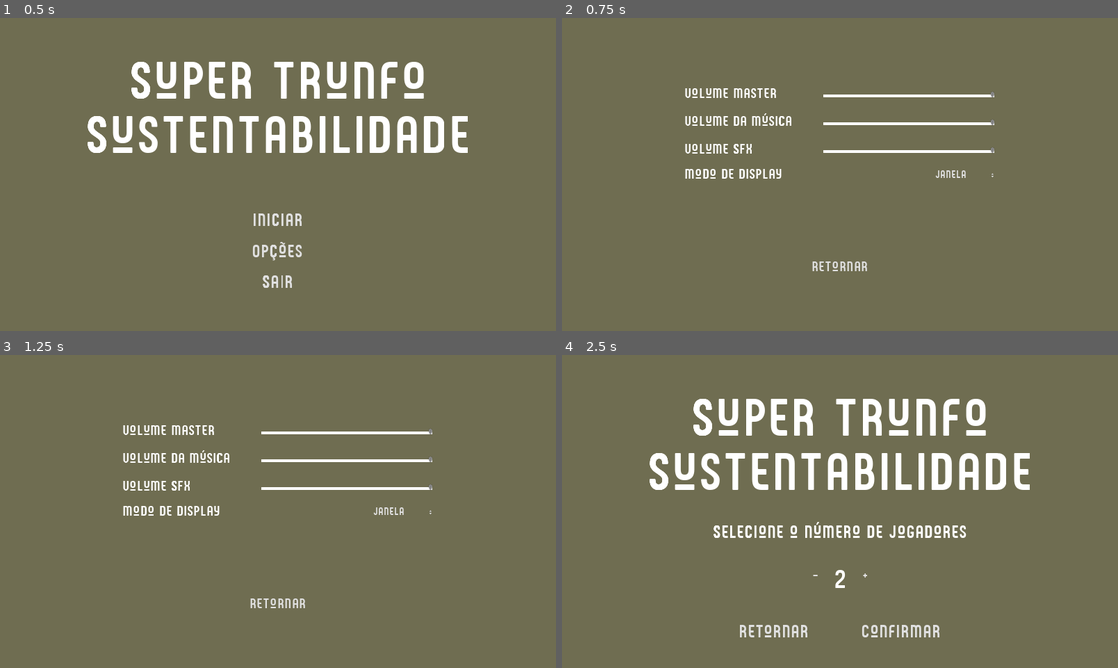
Above: before the commit, frames 1-4 (two rows, left to right).
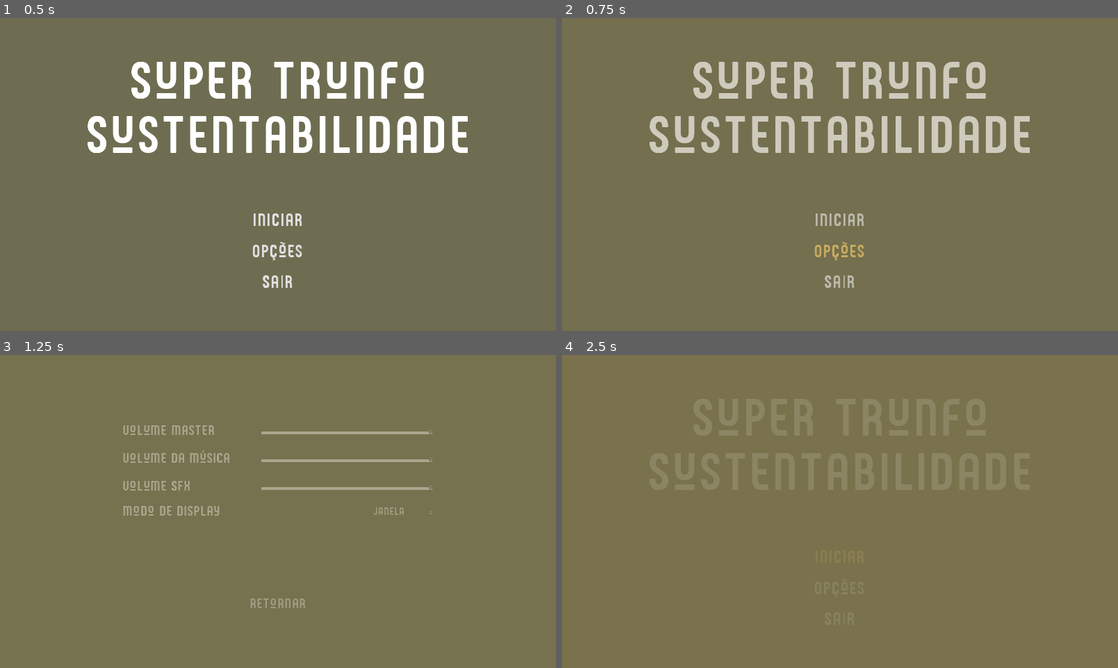
Above: after the commit, the same moments.

Repository: leleosilva/top-trumps-sustainability
Game: Godot game, scene res://src/gui/MainMenu.tscn
Same seed, same stepped clock (60 frames per second), same inputs: the game is played once before the commit and once after it.
Inputs:
- Up to frame 1 (0.5 s): no input
- Up to frame 2 (0.75 s): click "Opções" at 0.5 s
- Up to frame 3 (1.25 s): no input
- Up to frame 4 (2.5 s): click "Retornar" at 1.25 s; click "Iniciar" at 2 s

Frame 1 is identical in both runs. In frame 2, 8.3% of the frame differs, in the area x 15-85%, y 14-87%; in frame 3, 2.1%; in frame 4, 8.4%, in the area x 15-85%, y 14-91%.

Commit message:
Animation implemented for scene transitions

Diff:
--- a/project.godot
+++ b/project.godot
@@ -19,6 +19,7 @@
 GlobalSettings="*res://src/Loader/global_settings.gd"
 Save="*res://src/Loader/save.gd"
 Global="*res://src/Loader/global.gd"
+SceneTransition="*res://src/Loader/scene transition/SceneTransition.tscn"
 
 [display]
 
--- /dev/null
+++ b/src/Loader/scene transition/SceneTransition.gd
@@ -0,0 +1,10 @@
+extends CanvasLayer
+
+func change_scene(target_scene: String) -> void:
+
+	$TransitionAnimation.play("dissolve")
+	yield($TransitionAnimation, "animation_finished")
+
+	assert(get_tree().change_scene(target_scene) == OK, "Error while switching to new scene.")
+
+	$TransitionAnimation.play_backwards("dissolve")
--- /dev/null
+++ b/src/Loader/scene transition/SceneTransition.tscn
@@ -0,0 +1,49 @@
+[gd_scene load_steps=4 format=2]
+
+[ext_resource path="res://src/Loader/scene transition/SceneTransition.gd" type="Script" id=1]
+
+[sub_resource type="Animation" id=1]
+resource_name = "RESET"
+length = 0.01
+tracks/0/type = "value"
+tracks/0/path = NodePath("DissolveRect:modulate")
+tracks/0/interp = 1
+tracks/0/loop_wrap = true
+tracks/0/imported = false
+tracks/0/enabled = true
+tracks/0/keys = {
+"times": PoolRealArray( 0 ),
+"transitions": PoolRealArray( 1 ),
+"update": 0,
+"values": [ Color( 1, 1, 1, 0 ) ]
+}
+
+[sub_resource type="Animation" id=2]
+resource_name = "dissolve"
+length = 0.5
+tracks/0/type = "value"
+tracks/0/path = NodePath("DissolveRect:modulate")
+tracks/0/interp = 1
+tracks/0/loop_wrap = true
+tracks/0/imported = false
+tracks/0/enabled = true
+tracks/0/keys = {
+"times": PoolRealArray( 0, 0.5 ),
+"transitions": PoolRealArray( 1, 1 ),
+"update": 0,
+"values": [ Color( 1, 1, 1, 0 ), Color( 1, 1, 1, 1 ) ]
+}
+
+[node name="SceneTransition" type="CanvasLayer"]
+script = ExtResource( 1 )
+
+[node name="DissolveRect" type="ColorRect" parent="."]
+modulate = Color( 1, 1, 1, 0 )
+anchor_right = 1.0
+anchor_bottom = 1.0
+mouse_filter = 2
+color = Color( 0.482353, 0.45098, 0.298039, 1 )
+
+[node name="TransitionAnimation" type="AnimationPlayer" parent="."]
+anims/RESET = SubResource( 1 )
+anims/dissolve = SubResource( 2 )
--- a/src/gui/MainMenu.gd
+++ b/src/gui/MainMenu.gd
@@ -6,13 +6,12 @@
 
 
 func _on_StartButton_pressed():
-	if get_tree().change_scene("res://src/gui/StartGameMenu.tscn") != OK:
-		print("An unexpected error occured when trying to switch to the start menu.")
+	SceneTransition.change_scene("res://src/gui/StartGameMenu.tscn")
 
 
 func _on_OptionsButton_pressed():
-	if get_tree().change_scene("res://src/gui/SettingsMenu.tscn") != OK:
-		print("An unexpected error occured when trying to pause the game.")
+	SceneTransition.change_scene("res://src/gui/SettingsMenu.tscn")
+
 
 
 func _on_ExitButton_pressed():
--- a/src/gui/PauseMenu.gd
+++ b/src/gui/PauseMenu.gd
@@ -17,8 +17,7 @@
 
 
 func _on_MainMenuButton_pressed():
-	if get_tree().change_scene("res://src/gui/MainMenu.tscn") != OK:
-		print("An unexpected error occured when trying to switch to the main menu.")
+	SceneTransition.change_scene("res://src/gui/MainMenu.tscn")
 	self.is_paused = false
 
 func _on_QuitButton_pressed():
--- a/src/gui/SettingsMenu.gd
+++ b/src/gui/SettingsMenu.gd
@@ -15,9 +15,7 @@
 	master_slider.value = Save.game_data.master_vol
 
 func _on_ReturnButton_pressed():
-	if get_tree().change_scene("res://src/gui/MainMenu.tscn") != OK:
-		print("An unexpected error occured when trying to return to the main menu.")
-
+	SceneTransition.change_scene("res://src/gui/MainMenu.tscn")
 
 func _on_MasterSlider_value_changed(value):
 	GlobalSettings.update_master_vol(value)
--- a/src/gui/StartGameMenu.gd
+++ b/src/gui/StartGameMenu.gd
@@ -1,5 +1,4 @@
 extends MarginContainer
 
 func _on_ReturnButton_pressed():
-	if get_tree().change_scene("res://src/gui/MainMenu.tscn") != OK:
-		print("An unexpected error occured when trying to return to the main menu.")
+	SceneTransition.change_scene("res://src/gui/MainMenu.tscn")
